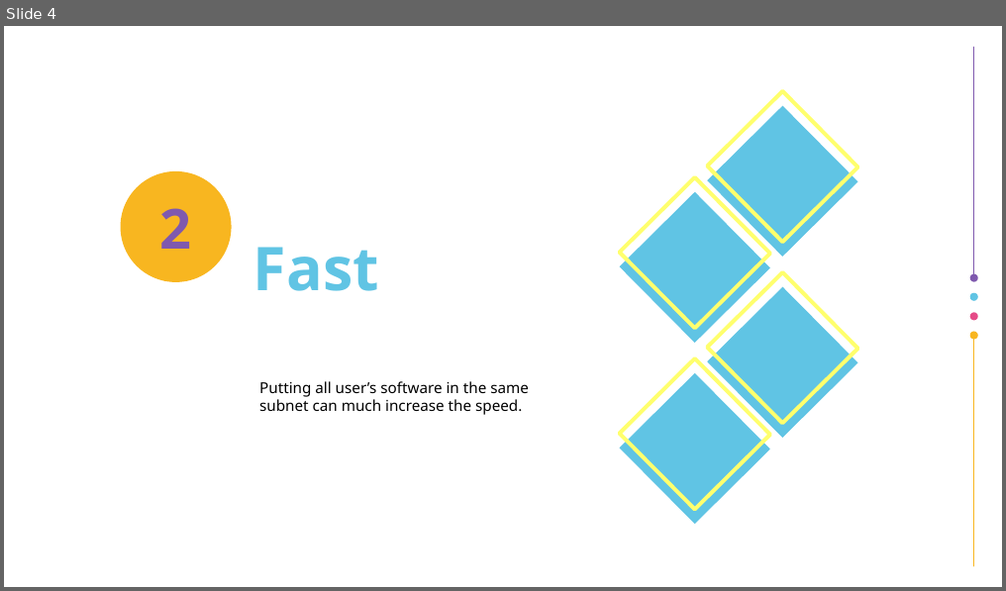
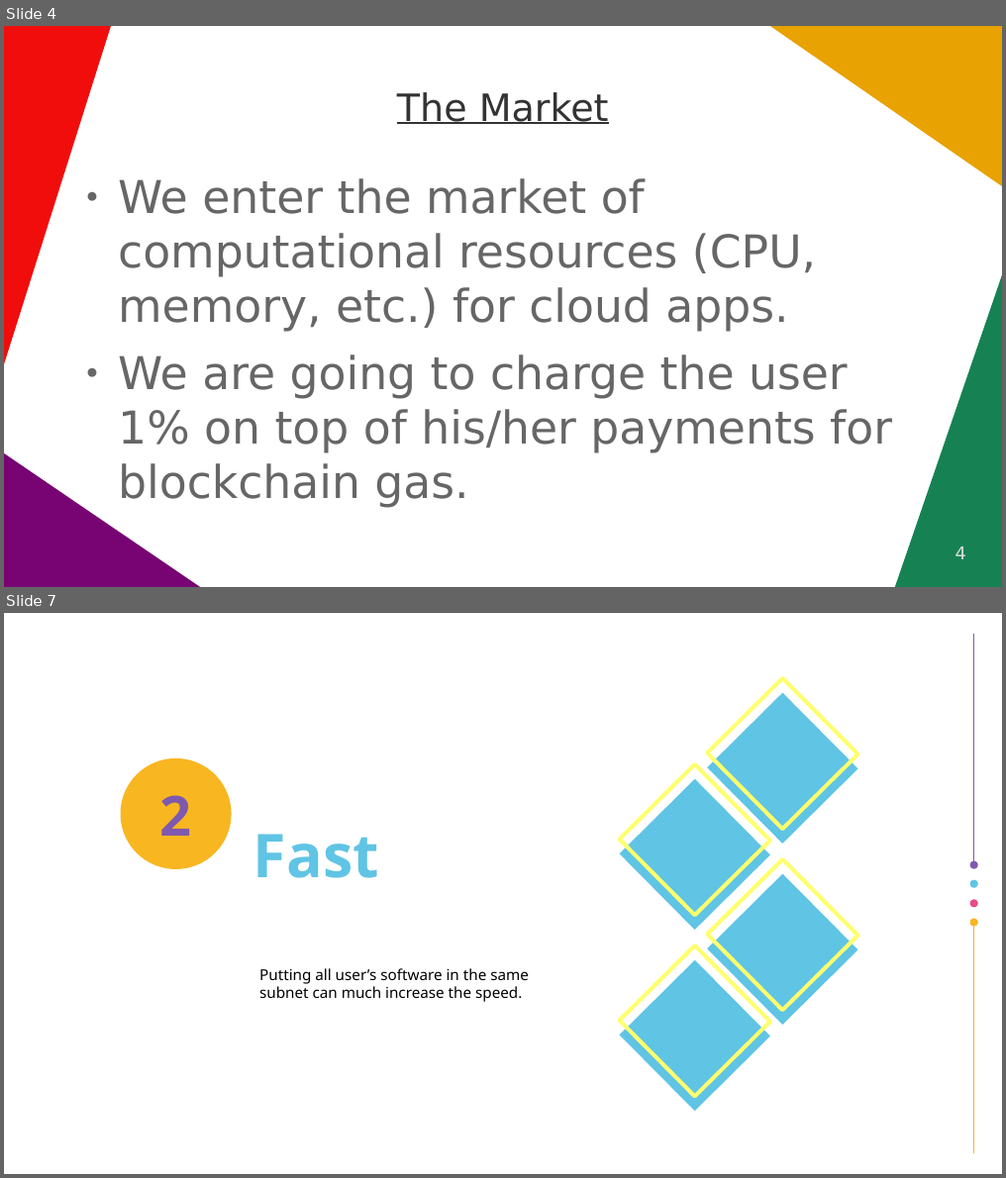
Before and after one commit to vporton/icp-package-manager, a slide deck: docs/presentation.odp. Shown one above the other, each under a label of ours: slide 4 before the commit, slides 4 and 7 after it; the slides between them are not shown. The pictures are 1006x591 and 1006x1178 pixels, drawn with LibreOffice and Linux fonts; fonts in the diff are those of the drawing; background and template pictures are left out. Boxes give left, top, right and bottom in pixels: in the first picture for what was removed or moved away, otherwise in the second. Text is boxed around its words. In the diff, an @@ line names an element or a change of style, - is before the commit and + after.

```diff
--- a/docs/presentation.odp
+++ b/docs/presentation.odp
@@ slide 4 added at (4, 26, 1002, 587), background #FFFFFF @@
@@ freeform shape added at (4, 26, 111, 365), fill #F10D0C @@
@@ freeform shape added at (770, 26, 1002, 186), fill #E8A202 @@
@@ title added at (397, 92, 609, 124), 30 pt, text #333333, underline @@
+The Market
@@ text added at (118, 178, 892, 508), 36 pt, text #666666 @@
+● We enter the market of computational resources (CPU, memory, etc.) for cloud apps.
+● We are going to charge the user 1% on top of his/her payments for blockchain gas.
@@ freeform shape added at (895, 275, 1002, 587), fill #168253 @@
@@ freeform shape added at (4, 454, 200, 587), fill #780373 @@
@@ page number added at (955, 547, 966, 560), 14 pt, text #DDDDDD @@
+4
@@ what was slide 4 is now slide 7 @@
```
Also in this commit, not shown: 4 slides changed, 4 other slides added, 5 slides removed.
